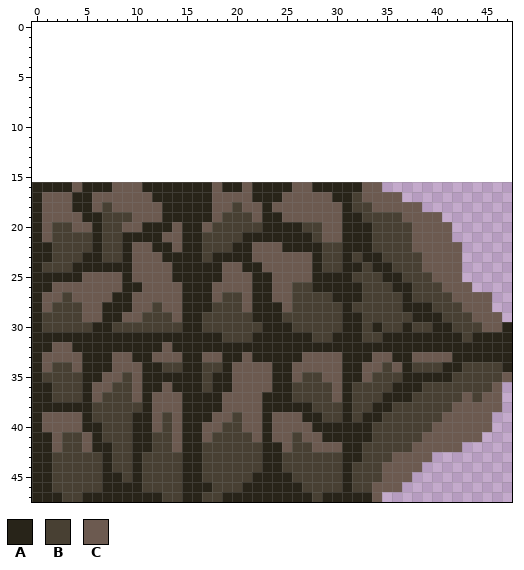
Edited in one commit: pixel-art file (DevArt/Tiles.aseprite). Above: the version before the commit.
48x32 pixels, 1 frame. The old version is drawn lined up with the new one, on the new canvas.
Palette (. is transparent): A #282419  B #484033  C #6c5a50
Pixels before, first column x 0:
16 AAAACAAACCCAAAAAAACAACAAAACCAAAAACC.............
17 ACCCAACCCCCCAAAAAACCCCAAACCCCCAABCCCC...........
18 ACCCAACBCCCCCAAAAACCBCCACCCCCCCABBCCCCC.........
19 ACCCCAABBBCCCAAAAACBBBCAACCCCCCAABBBBCCCC.......
20 ACBBCCABBCCAAACAACBBBBBAAAABBCCAAABBBBCCCC......
21 ACBBBBABBAAAACCAABBBBAAAAAAABCCAAABBBBCCCC......
22 AABBBBABBACCAACAABBBAACCCAAAABBAAABBBBCCCCC.....
23 AABBBAABBACCCAAAABAAAACCCCCCABBABAABBBBCCCC.....
24 ABBBAAAAAACCCCAAAAACCAACCCCCABBAABAABBBCCCC.....
25 AAAAACCCCACCCCAAAAACCCAACCCCAAAABBBAABBBCCC.....
26 AACCCCCCCAACCCCAAACCCCAACCBBAAAAABBBAABBBCCC....
27 ACCBCCCCAACCCCCAAACBBCAACCBBBBAAABBBBABBBBCCCC..
28 ACBBBCCAAACCBCCAAABBBCAAACBBBBBABBBBBAAABBBCCC..
29 ABBBBCCAACCBBBCAABBBBBAAABBBBBBAABBBBBAAABBBCCC.
30 ABBBBBAABBBBBBBAABBBBBBAAABBBBBAABABBABBAABBBCCA
31 AAAAAAAAAAAAAAAAAAABBBAAAAAABBAAABBAAAAAAAABAAAA
32 AACCAAAAAAAAACAAAAAAAAAAAAAAAAAAAAAAAAAAAAAAAAAA
33 ACCCCAAACCAACCCAACCAACAAAAACCCCAAACCAACCCCAAAAAA
34 ACBBCAAACCCAABBAABBACCCCAACCCCCAACCBCABBBAABBBBA
35 ABBBBAACCBCAAAAAABAACCCCAACBBCCAACBBBAAAAABBBBBC
36 AABBBACCBBCAACAAABAACCCCAABBBBCABBBBAAABBBBBBBC.
37 AABBBACBBBCACCCAAAACCCCAAABBBBCABBBAAABBBBBCBCC.
38 AAAAAABBBBBACCCAAAACCCCAAAAABBBABBAABBBBBBCCCCC.
39 ACCCCABBBBAACBCAAACCBCCACCCAABBABAABBBBBBCCCCC..
40 ACCCCAABBBAACBCAACCBBCCACCCCAAAAAABBBBBBCCCCCC..
41 AACBBCABBBAABBCAACBBBBCACCBCCAAAAABBBBBCCCCCC...
42 AACBBCAABBAABBCAABBBBBBAACBBCCCAABBBBBCCCCC.....
43 AABBBBBABBABBBBAABBBBBBAABBBBBBAABBBCCCC........
44 AABBBBBABBABBBBAABBBBBBAABBBBBBABBBCCCC.........
45 AABBBBBAABABBBBAABBBBBAAAABBBBBABBBCCC..........
46 AABBBBBAAAABBBBAAABBBAAAAAABBBBABBCCC...........
47 AAABBAAAAAAAABBAABBAAAAAAAAABAAAAAC.............
After the commit:
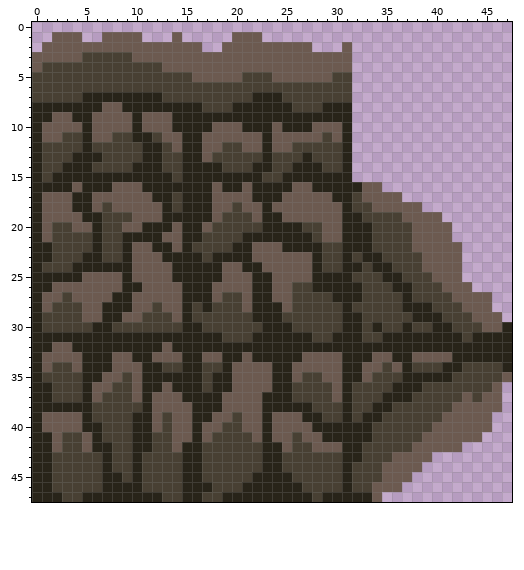
Changes in this commit:
canvas 48x32 -> 48x48, the old top-left corner now at 0,16
There is now colour A in row 7 at x 5 to 12 and 22 to 24; in row 8 at x 0 to 6, 9 to 16, 20 to 25 and 29 to 31; in row 9 at x 0 to 1, 4 to 5, 10 and 14 to 31; in row 10 at x 0, 5, 10, 14 to 17, 21 to 23, 25 to 27 and 31; in row 11 at x 0, 5, 10 to 11, 15 to 16, 23 and 31; in row 12 at x 0, 5, 11 to 12, 15 to 16, 23 and 31.
There is now colour A in row 13 at x 0, 4 to 6, 11 to 12, 15 to 16, 23, 27 and 31; in row 14 at x 0, 3 to 5, 10 to 12, 15 to 18, 22 to 23, 26 to 28 and 31; in row 15 at x 0, 2 to 13, 15 to 22 and 25 to 31.
There is now colour B in row 3 at x 5 to 9; in row 4 at x 1 to 12; in row 5 at x 0 to 15, 21 to 23 and 30 to 31; in row 6 at x 0 to 31; in row 7 at x 0 to 4, 13 to 21 and 25 to 31; in row 8 at x 17 to 19 and 26 to 28.
There is now colour B in row 11 at x 3 to 4, 8 to 9, 12 and 29; in row 12 at x 1 to 4, 6 to 10, 13, 19 to 20 and 26 to 30; in row 13 at x 1 to 3, 7 to 10, 13 to 14, 18 to 22, 24 to 26 and 28 to 30; in row 14 at x 1 to 2, 6 to 9, 13 to 14, 19 to 21, 24 to 25 and 29 to 30; in row 15 at x 1, 14 and 23 to 24.
The edit turns colour A into colour B in rows 17 to 18 at x 14; in row 22 at x 16; in rows 28 to 29 at x 16.
There is now colour C in row 1 at x 2 to 4, 7 to 10, 14 and 20 to 22; in row 2 at x 1 to 16, 19 to 27 and 31; in row 3 at x 0 to 4 and 10 to 31; in row 4 at x 0 and 13 to 31; in row 5 at x 16 to 20 and 24 to 29; in row 8 at x 7 to 8.
There is now colour C in row 9 at x 2 to 3, 6 to 9 and 11 to 13; in row 10 at x 1 to 4, 6 to 9, 11 to 13, 18 to 20, 24 and 28 to 30; in row 11 at x 1 to 2, 6 to 7, 13 to 14, 17 to 22, 24 to 28 and 30; in row 12 at x 14, 17 to 18, 21 to 22 and 24 to 25; in row 13 at x 17.
The edit turns colour A into colour C in rows 38 to 41 at x 15.
Changed places in both pictures, as pixel boxes (x1, y1, x2, y2):
changed: (32, 32, 352, 252)
changed: (192, 302, 202, 322)
changed: (182, 402, 192, 442)
